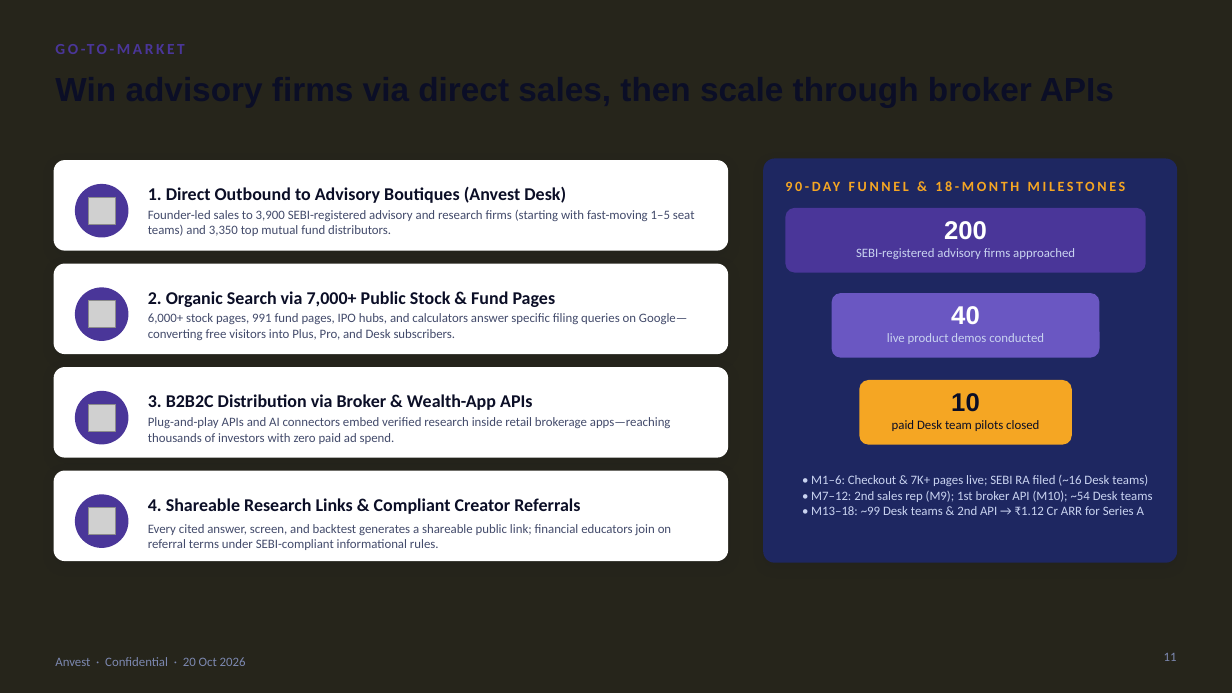
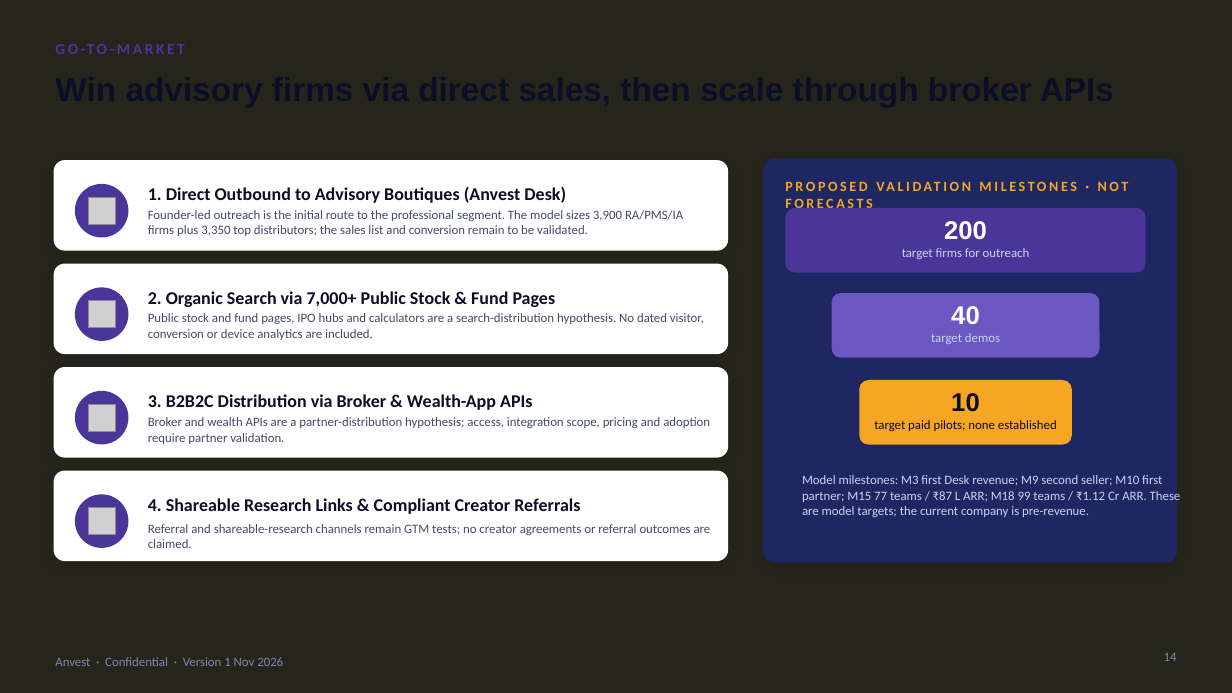
Before and after one commit to harshdeo/strategy, a slide deck: slide 14 of Investor_Materials/Anvest_Seed_Deck.pptx (slide 11 before the commit). Drawn at 1232x693 pixels with LibreOffice and Linux fonts; fonts in the diff are those of the drawing; grey boxes stand for pictures; background and template pictures are left out. Boxes give left, top, right and bottom in pixels: in the first picture for what was removed or moved away, otherwise in the second. Text is boxed around its words. In the diff, an @@ line names an element or a change of style, - is before the commit and + after.

Commit message:
Overhaul Anvest investor materials

```diff
--- a/Investor_Materials/Anvest_Seed_Deck.pptx
+++ b/Investor_Materials/Anvest_Seed_Deck.pptx
@@ text at [148,210,683,236]: text changed @@
-Founder-led sales to 3,900 SEBI-registered advisory and research firms (starting with fast-moving 1–5 seat teams) and 3,350 top mutual fund distributors.
+Founder-led outreach is the initial route to the professional segment. The model sizes 3,900 RA/PMS/IA firms plus 3,350 top distributors; the sales list and conversion remain to be validated.
@@ text at [902,248,1030,259]: text changed @@
-SEBI-registered advisory firms approached
+target firms for outreach
@@ text at [148,313,704,340]: text changed @@
-6,000+ stock pages, 991 fund pages, IPO hubs, and calculators answer specific filing queries on Google—converting free visitors into Plus, Pro, and Desk subscribers.
+Public stock and fund pages, IPO hubs and calculators are a search-distribution hypothesis. No dated visitor, conversion or device analytics are included.
@@ text at [931,333,1000,344]: text changed @@
-live product demos conducted
+target demos
@@ text at [148,417,710,444]: text changed @@
-Plug-and-play APIs and AI connectors embed verified research inside retail brokerage apps—reaching thousands of investors with zero paid ad spend.
+Broker and wealth APIs are a partner-distribution hypothesis; access, integration scope, pricing and adoption require partner validation.
@@ text at [874,420,1057,431]: text changed @@
-paid Desk team pilots closed
+target paid pilots; none established
@@ text at [802,475,1181,517]: text changed @@
-• M1–6: Checkout & 7K+ pages live; SEBI RA filed (~16 Desk teams)
-• M7–12: 2nd sales rep (M9); 1st broker API (M10); ~54 Desk teams
-• M13–18: ~99 Desk teams & 2nd API → ₹1.12 Cr ARR for Series A
+Model milestones: M3 first Desk revenue; M9 second seller; M10 first partner; M15 77 teams / ₹87 L ARR; M18 99 teams / ₹1.12 Cr ARR. These are model targets; the current company is pre-revenue.
@@ text at [839,475,899,484]: text changed @@
-90-DAY FUNNEL & 18-MONTH MILESTONES
+PROPOSED VALIDATION MILESTONES · NOT FORECASTS
@@ text at [148,524,711,548]: text changed @@
-Every cited answer, screen, and backtest generates a shareable public link; financial educators join on referral terms under SEBI-compliant informational rules.
+Referral and shareable-research channels remain GTM tests; no creator agreements or referral outcomes are claimed.
@@ text at [55,657,283,666]: text changed @@
-Anvest · Confidential · 20 Oct 2026
+Anvest · Confidential · Version 1 Nov 2026
@@ page number at [1164,653,1177,661]: text changed @@
-11
+14
```
Also in this commit, not shown: 15 other slides changed, 22 other files.
